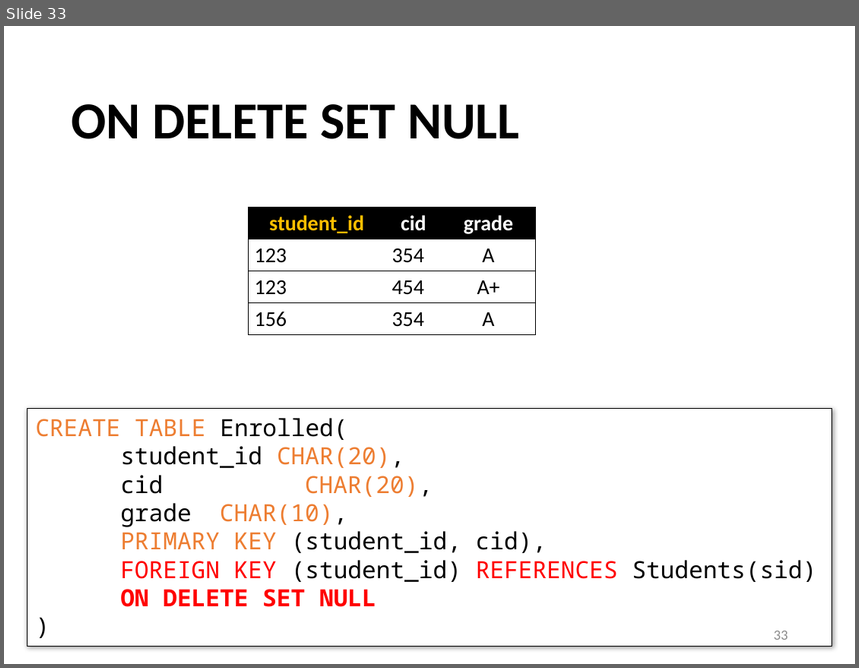
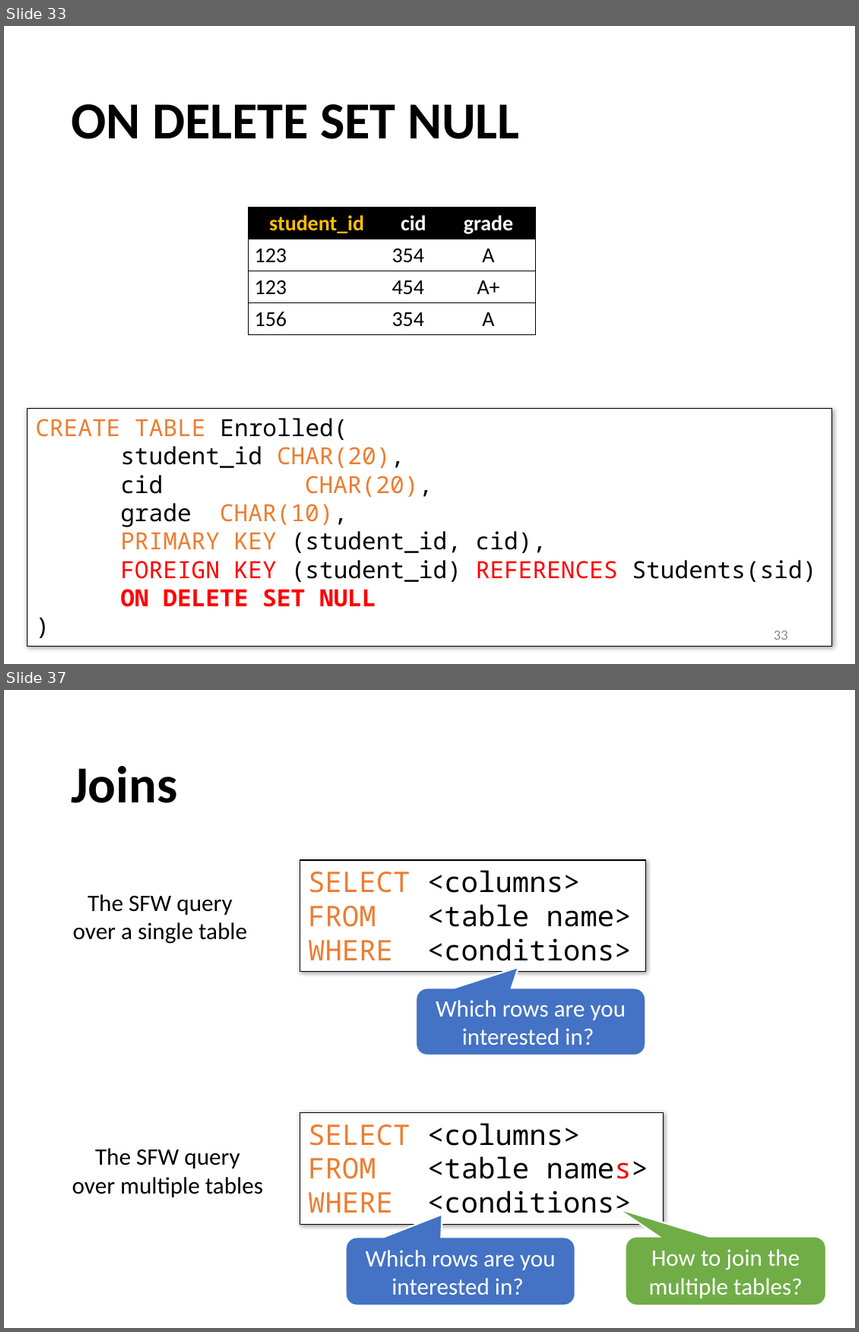
Before and after one commit to sfu-db/cmpt354, a slide deck: Lectures/lec3-sql-basics.pptx. Shown one above the other, each under a label of ours: slide 33 before the commit, slides 33 and 37 after it; the slides between them are not shown. The pictures are 859x668 and 859x1332 pixels, drawn with LibreOffice and Linux fonts; fonts in the diff are those of the drawing. Boxes give left, top, right and bottom in pixels: in the first picture for what was removed or moved away, otherwise in the second. Text is boxed around its words. In the diff, an @@ line names an element or a change of style, - is before the commit and + after.

```diff
--- a/Lectures/lec3-sql-basics.pptx
+++ b/Lectures/lec3-sql-basics.pptx
@@ slide 37 added at (4,690,855,1328), background #FFFFFF @@
@@ title added at (71,766,177,803), 44 pt, text #000000, bold @@
+Joins
@@ rectangle added at (300,860,645,972), fill #FFFFFF, outline #000000 0.75 pt, 24 pt, text #000000 @@
+SELECT <columns>
+FROM <table name>
+WHERE <conditions>
@@ text added at (73,894,247,944), 20 pt, text #000000 @@
+The SFW query
+over a single table
@@ rounded speech box added at (416,988,645,1055), fill #4472C4, outline #FFFFFF 1.5 pt, 20 pt, text #FFFFFF @@
+Which rows are you interested in?
@@ rectangle added at (300,1113,663,1224), fill #FFFFFF, outline #000000 0.75 pt, 24 pt, text #000000 @@
+SELECT <columns>
+FROM <table names>
+WHERE <conditions>
@@ text added at (72,1148,263,1198), 20 pt, text #000000 @@
+The SFW query
+over multiple tables
@@ rounded speech box added at (626,1236,826,1306), fill #70AD47, outline #FFFFFF 1.5 pt, 20 pt, text #FFFFFF @@
+How to join the multiple tables?
@@ rounded speech box added at (345,1237,576,1306), fill #4472C4, outline #FFFFFF 1.5 pt, 20 pt, text #FFFFFF @@
+Which rows are you interested in?
@@ page number added at (774,1293,788,1309), 12 pt, text #8C8C8C @@
+37
```
Also in this commit, not shown: 20 other slides added, 1 other file.
